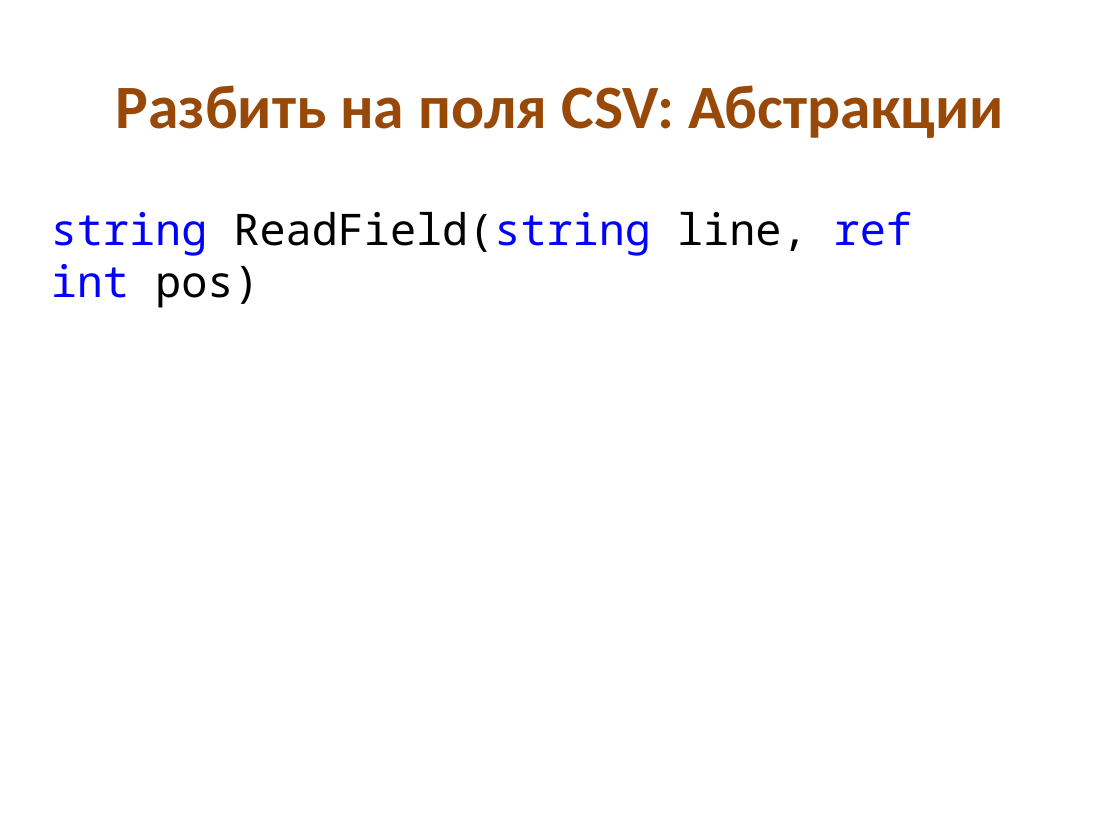
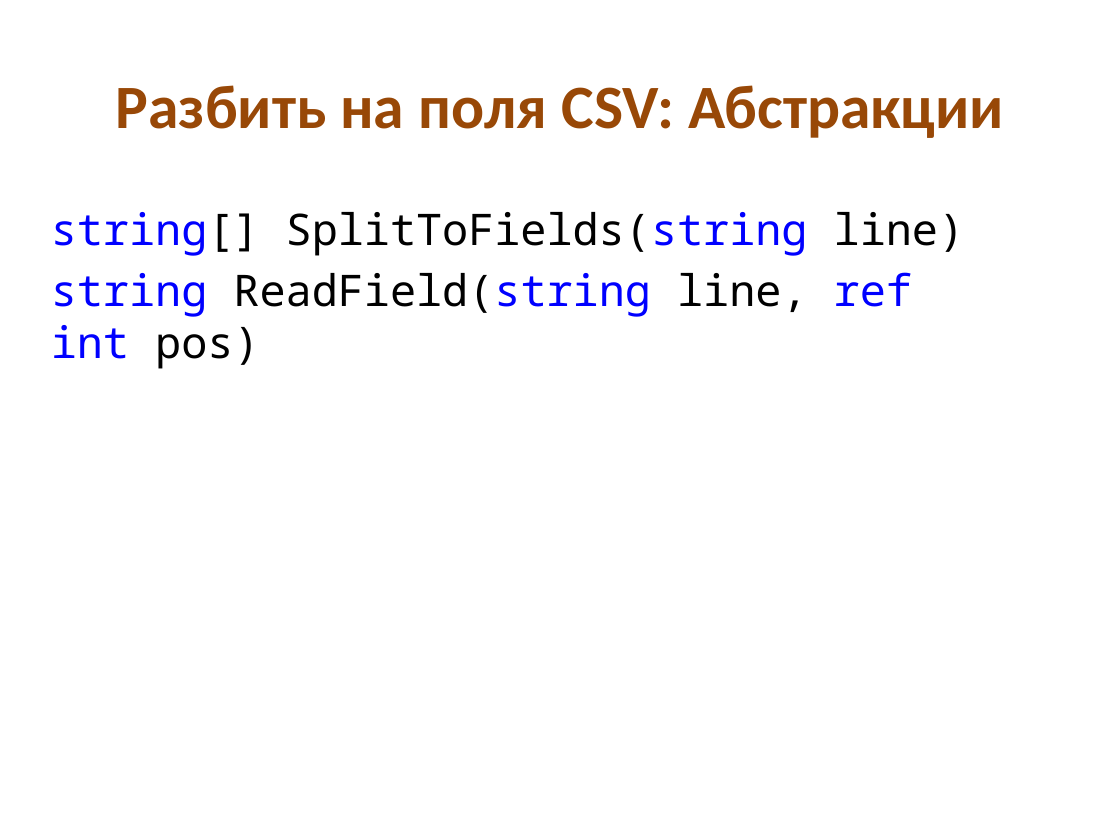
Before and after one commit to kontur-edu/intern-2014, a slide deck: slide 30 of 01-CleanCode/CleanCode.pptx. Drawn at 1120x840 pixels with LibreOffice and Linux fonts; fonts in the diff are those of the drawing. Boxes give left, top, right and bottom in pixels: in the first picture for what was removed or moved away, otherwise in the second. Text is boxed around its words. In the diff, an @@ line names an element or a change of style, - is before the commit and + after.

```diff
--- a/01-CleanCode/CleanCode.pptx
+++ b/01-CleanCode/CleanCode.pptx
@@ text at box(51, 212, 965, 256): paragraph added @@
+string[] SplitToFields(string line)
```
Also in this commit, not shown: 6 other slides changed, 3 other files.
